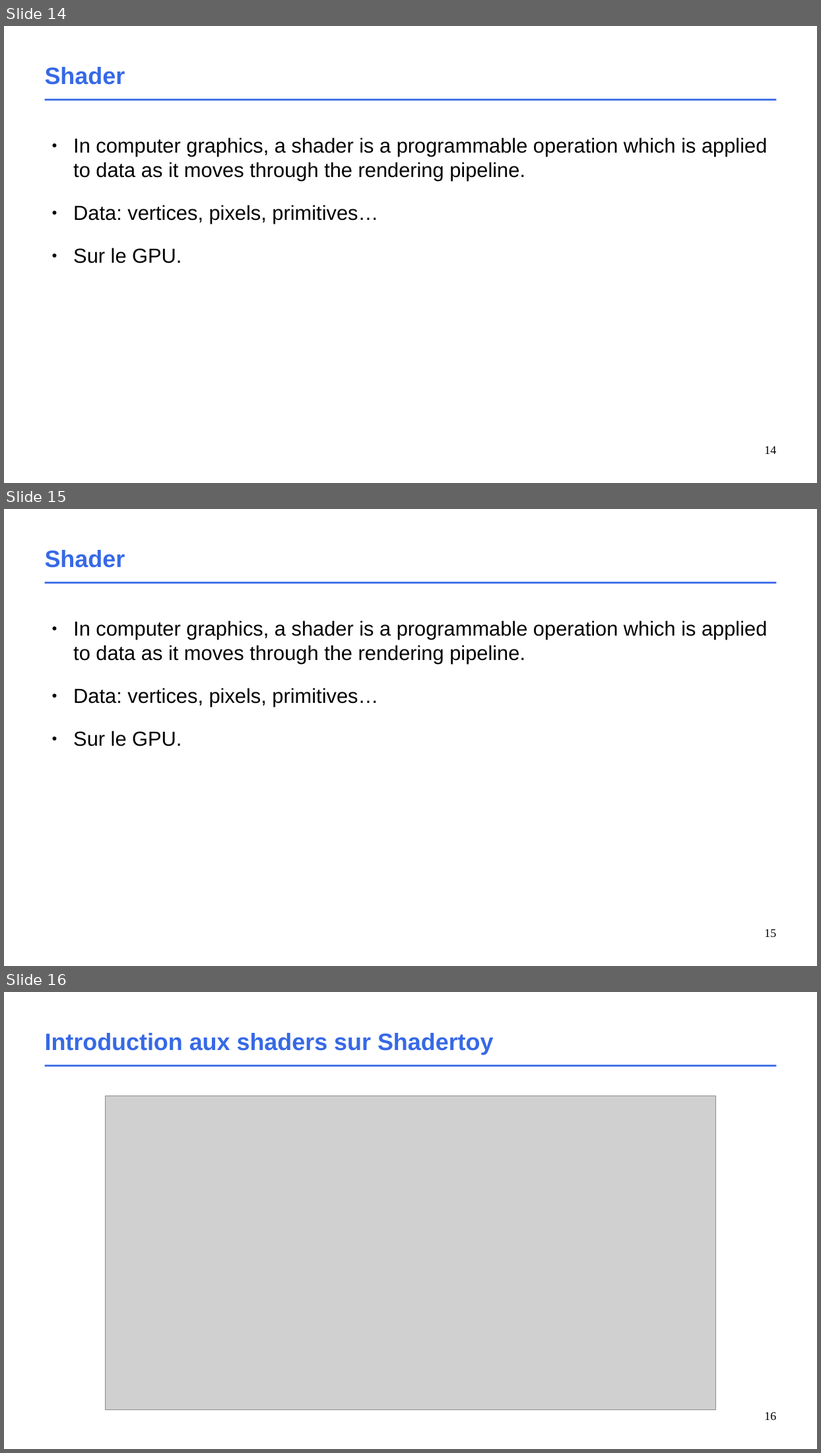
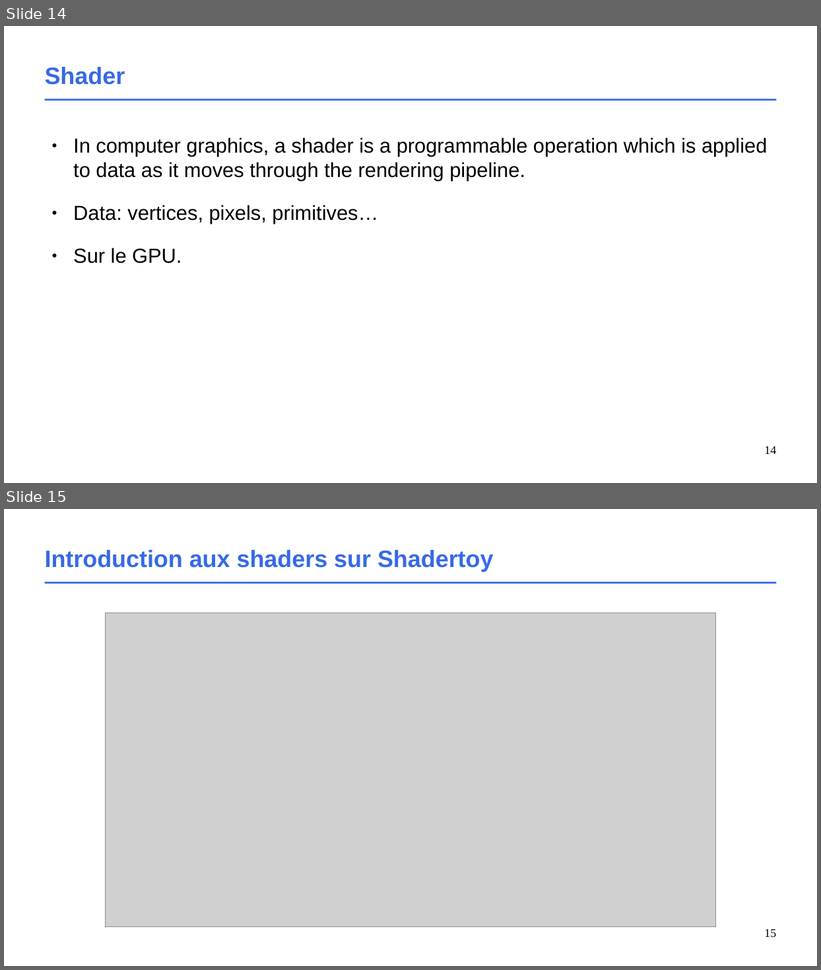
Before and after one commit to schreckc/schreckc.github.io, a slide deck: cours/graphics_shader.odp. Shown one above the other, each under a label of ours: slides 14, 15 and 16 before the commit, slides 14 and 15 after it. The pictures are 821x1453 and 821x970 pixels, drawn with LibreOffice and Linux fonts; fonts in the diff are those of the drawing; grey boxes stand for pictures. Boxes give left, top, right and bottom in pixels: in the first picture for what was removed or moved away, otherwise in the second. Text is boxed around its words. In the diff, an @@ line names an element or a change of style, - is before the commit and + after.

Commit message:
updated slides intro shader

```diff
--- a/cours/graphics_shader.odp
+++ b/cours/graphics_shader.odp
@@ slide 15 removed at <box>4,509,817,966</box>, background #FFFFFF; not listed: 1 template element that a slide beside it also shows @@
@@ title removed at <box>45,550,125,568</box> @@
-Shader
@@ text removed at <box>73,621,767,747</box> @@
-● In computer graphics, a shader is a programmable operation which is applied to data as it moves through the rendering pipeline.
-● Data: vertices, pixels, primitives…
-● Sur le GPU.
@@ page number removed at <box>764,929,776,937</box> @@
-15
@@ what was slide 16 is now slide 15 @@
@@ page number at <box>764,929,776,937</box>: text changed @@
-16
+15
```
Also in this commit, not shown: 2 slides changed, 1 slide added, 1 other file.
